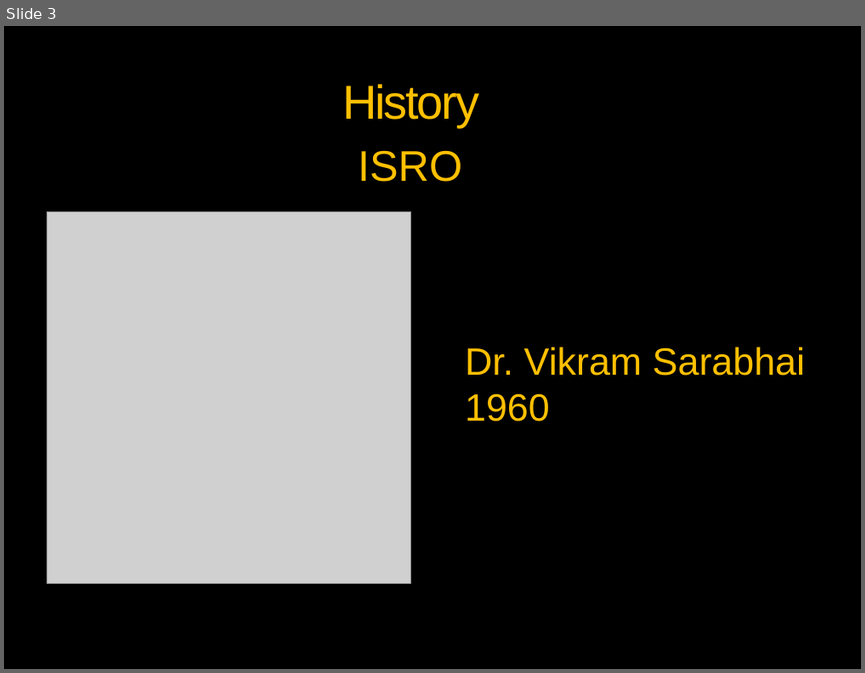
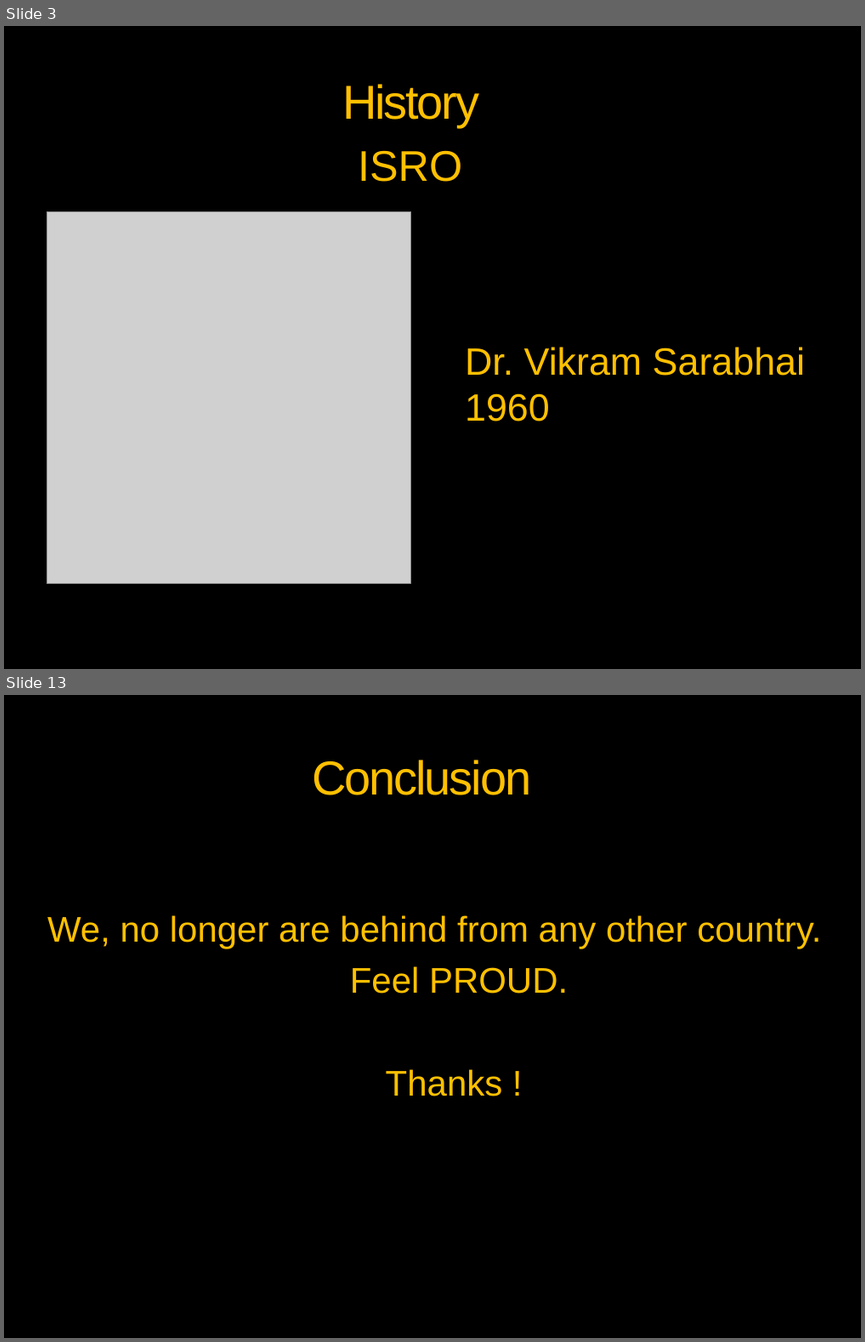
Before and after one commit to vickaas13/tedx, a slide deck: MOM- Taking India to MARS.pptx. Shown one above the other, each under a label of ours: slide 3 before the commit, slides 3 and 13 after it; the slides between them are not shown. The pictures are 865x673 and 865x1342 pixels, drawn with LibreOffice and Linux fonts; fonts in the diff are those of the drawing; grey boxes stand for pictures; background and template pictures are left out. Boxes give left, top, right and bottom in pixels: in the first picture for what was removed or moved away, otherwise in the second. Text is boxed around its words. In the diff, an @@ line names an element or a change of style, - is before the commit and + after.

```diff
--- a/MOM- Taking India to MARS.pptx
+++ b/MOM- Taking India to MARS.pptx
@@ slide 13 added at <box>4,695,861,1338</box>, background picture (left out); not listed: 3 template elements that a slide beside it also shows @@
@@ title added at <box>312,760,531,795</box>, 40 pt, text #FFC000 @@
+Conclusion
@@ text added at <box>47,915,821,1096</box>, 30 pt, text #FFC000 @@
+We, no longer are behind from any other country.
+Feel PROUD.
+Thanks !
```
Also in this commit, not shown: 2 slides changed, 9 other slides added, 3 slides removed.
